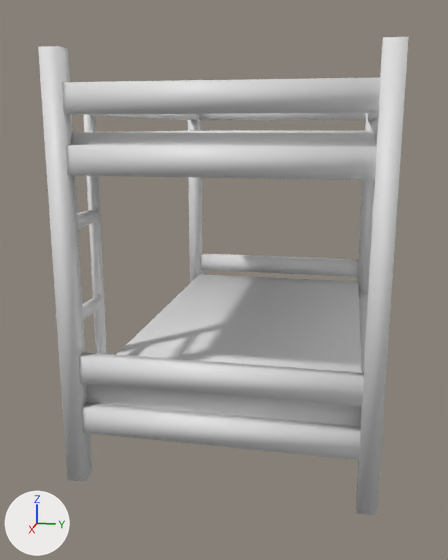
Two versions of the FBX model Assets/Models/BedBunk/BunkBed.fbx, one commit apart.
The view is the same before and after, from a 50 mm lens placed at (0.02952, 0.00428, 0.01307), pointed at (0.00076, -0.00147, 0.00588). The lights are fixed; the arrows at lower left show +X, +Y and +Z. Where no turn or scale is listed for an object, it has been applied to the vertices.

Names of what the first picture shows: 'MainModel'.
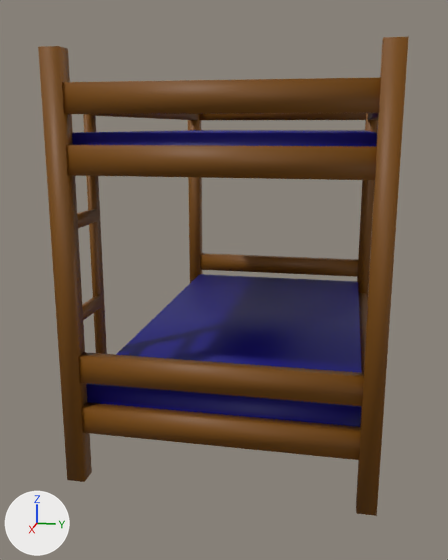
The newer file is also rescaled (x165.0), turned or shifted as a whole; pictures and numbers use the older file's frame.

Location of each change, [x1, y1, x2, y2] in pixels of the pictures (448 x 560 px):
part 1 of me_mainmodel, recoloured (grey to brown)
    both: [38, 37, 408, 516]
part 2 of me_mainmodel, recoloured (grey to blue)
    both: [72, 133, 377, 427]

Patch to the scene script:
```diff
--- a/Assets/Models/BedBunk/BunkBed.fbx.py
+++ b/Assets/Models/BedBunk/BunkBed.fbx.py
@@ mat_wood @@
+mat_wood = principled_material('Wood')
+mat_wood.base_color = (0.2, 0.0702, 0.0)  # brown #7c4b00
+mat_wood.roughness = 0.553
@@ mat_matrase @@
+mat_matrase = principled_material('Matrase')
+mat_matrase.base_color = (0.003, 0.0, 0.2)  # dark blue #0a007c
+mat_matrase.roughness = 0.553
@@ me_mainmodel @@
 me_mainmodel.from_pydata(...)  # 184 vertices, 137 faces; spans x -0.0099..0.0099, y -0.0058..0.0058, z 0.0..0.0156
 # used by ob_mainmodel; location = (0.0, 0.0, 0.0)
+# me_mainmodel part 1: 125 of the faces centred in x -0.0099..0.0099, y -0.0058..0.0058, z 0.0..0.0156 switch from no material to mat_wood (brown #7c4b00)
+# me_mainmodel part 2: 12 of the faces centred in x -0.0092..0.0092, y -0.0051..0.0051, z 0.0023..0.0129 switch from no material to mat_matrase (dark blue #0a007c)
```
